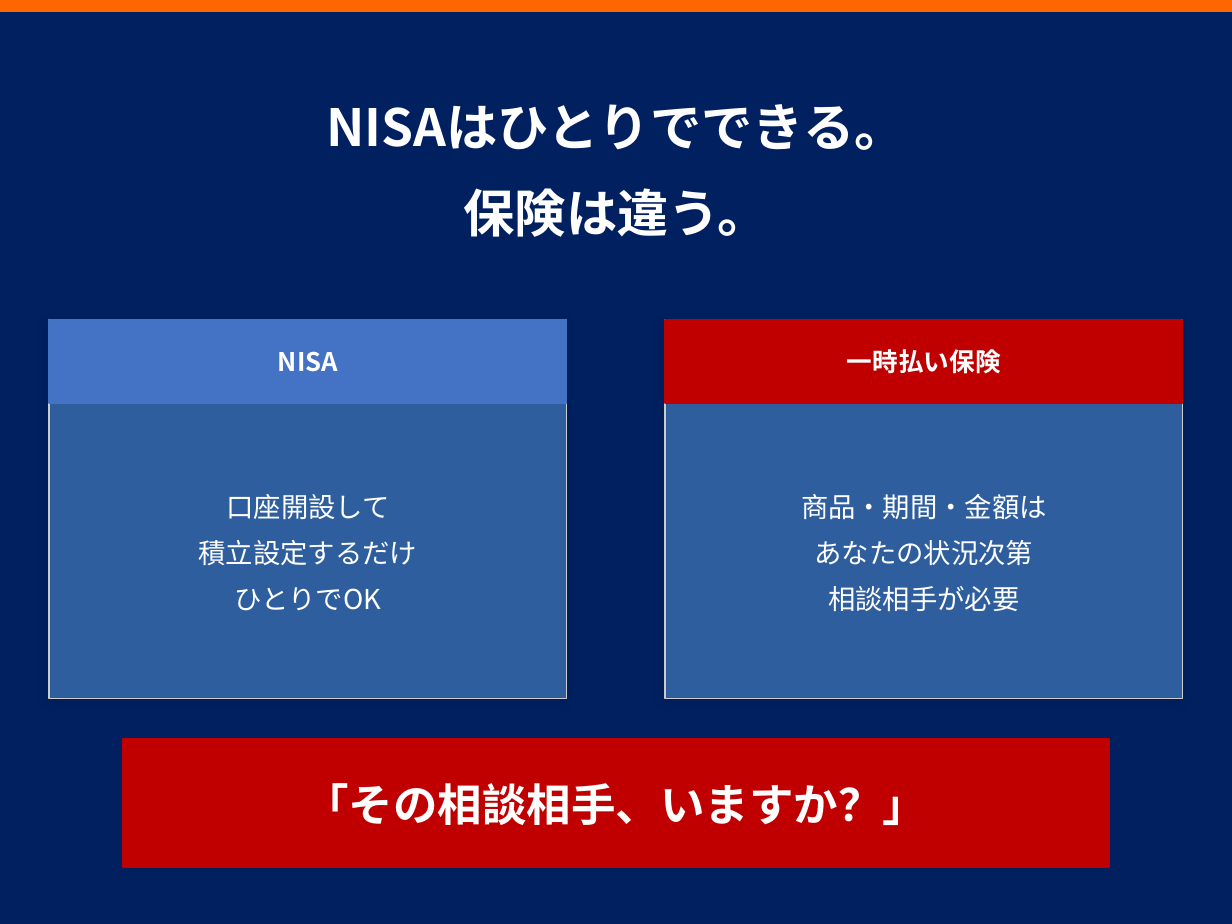
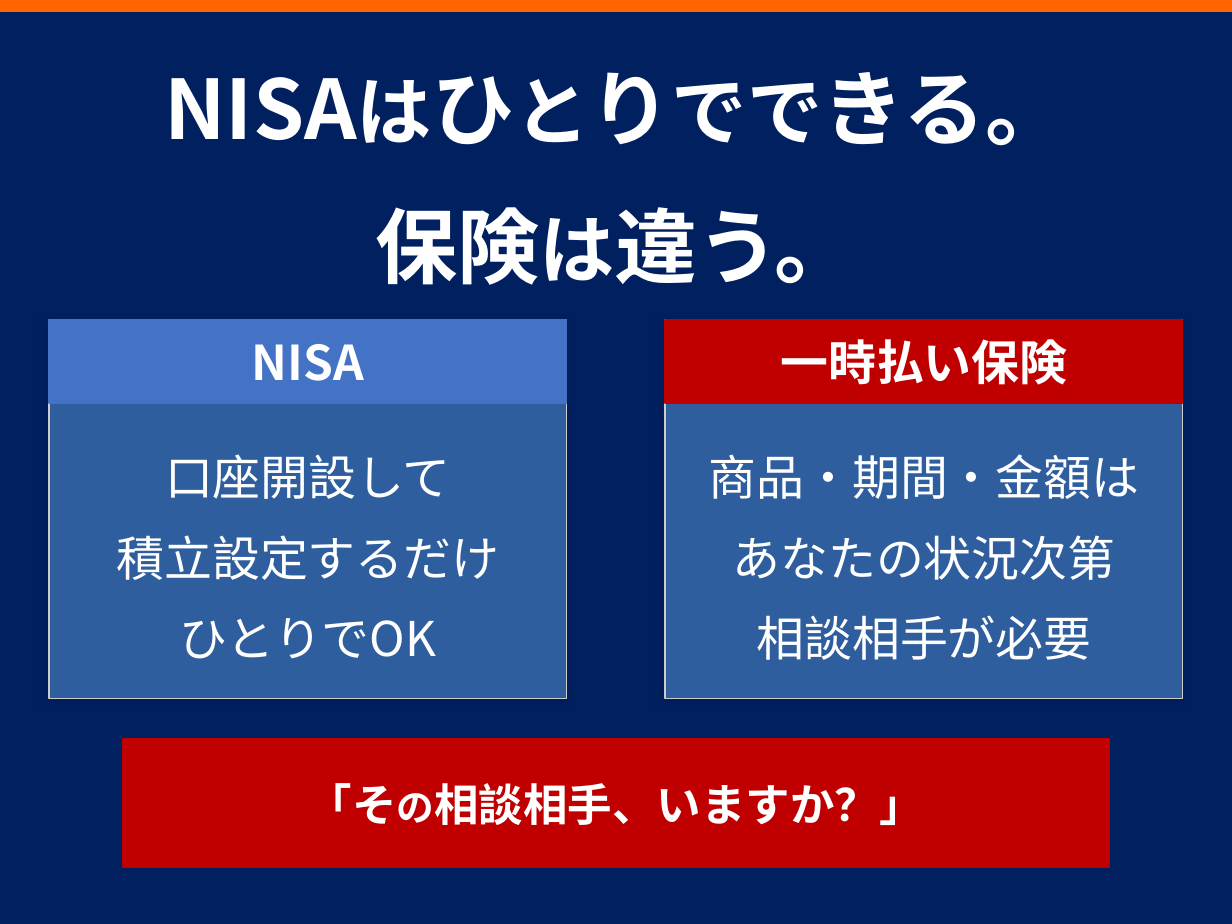
Before and after one commit to love2u2aya/seminar-hoken-vs-nisa, a slide deck: slide 26 of seminar_slides.pptx. Drawn at 1232x924 pixels with LibreOffice and Linux fonts; fonts in the diff are those of the drawing. Boxes give left, top, right and bottom in pixels: in the first picture for what was removed or moved away, otherwise in the second. Text is boxed around its words. In the diff, an @@ line names an element or a change of style, - is before the commit and + after.

```diff
--- a/seminar_slides.pptx
+++ b/seminar_slides.pptx
@@ text "NISAはひとりでできる。" at (375,72,1068,285): size 30 to 48 pt, size 30 to 44 pt in "NISAはひとりでできる。", "保険は違う。" @@
@@ text "NISA" at (252,344,364,381): size 15 to 28 pt @@
@@ text "一時払い保険" at (780,339,1067,385): size 15 to 28 pt @@
@@ text "口座開設して" at (117,454,500,659): size 16 to 28 pt @@
@@ text "商品・期間・金額は" at (709,454,1140,660): size 16 to 28 pt @@
@@ text "「その相談相手、いますか？」" at (308,783,924,825): size 26 to 22 pt in "「その相談相手、いますか？」" @@
```
Also in this commit, not shown: 26 other slides changed, 1 other file.
